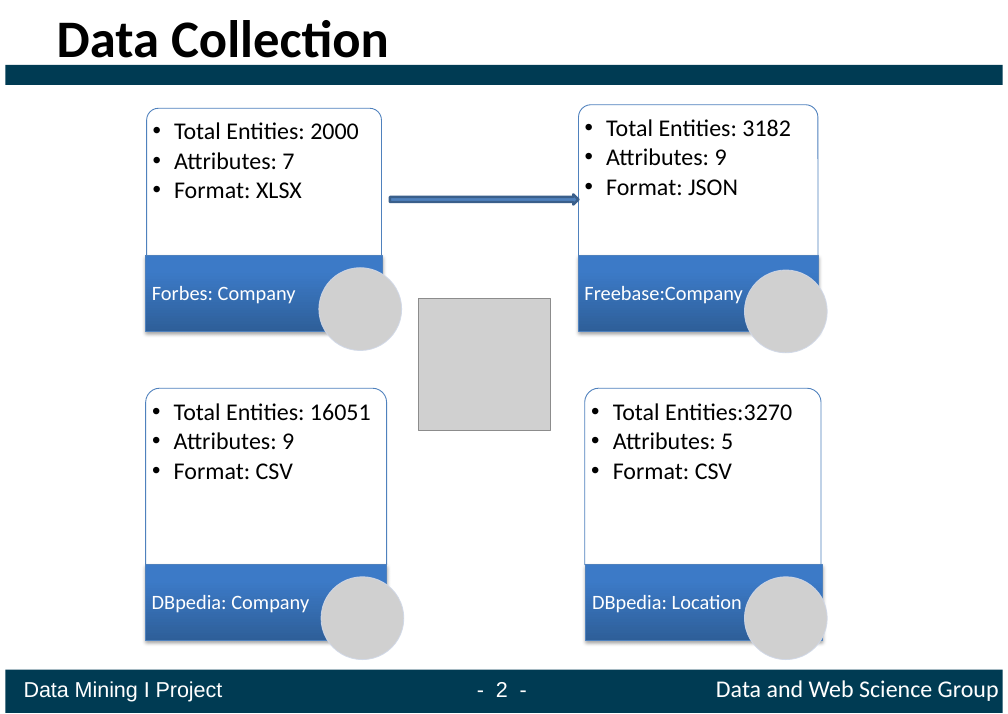
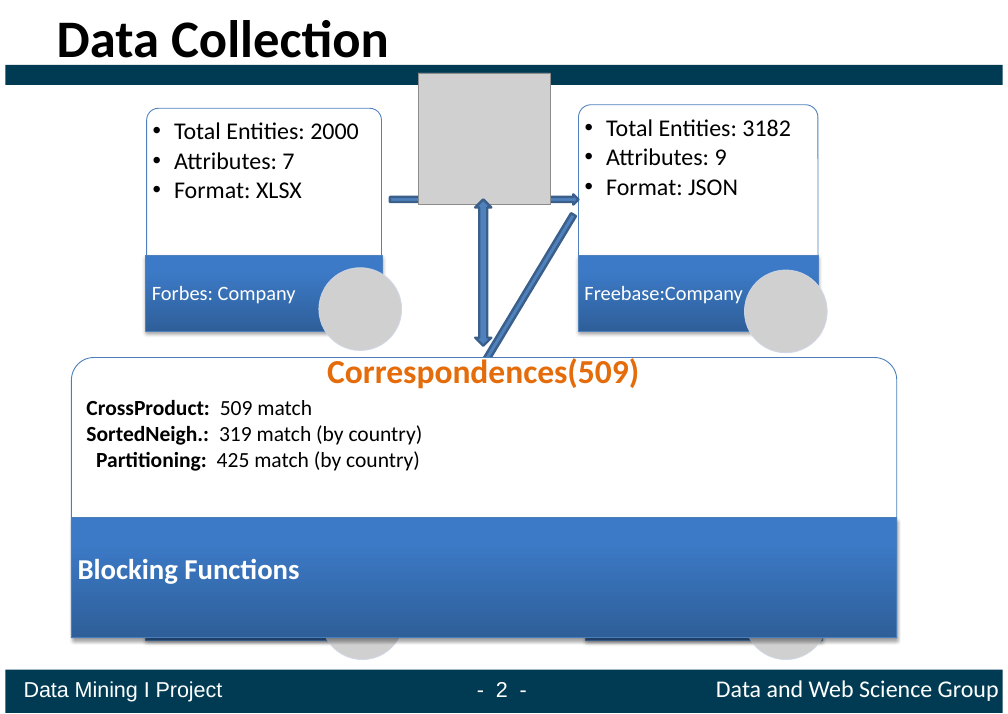
Before and after one commit to ofrendo/WebDataIntegration, a slide deck: slide 8 of presentation/Presentation_template.pptx (slide 6 before the commit). Drawn at 1008x714 pixels with LibreOffice and Linux fonts; fonts in the diff are those of the drawing; grey boxes stand for pictures. Boxes give left, top, right and bottom in pixels: in the first picture for what was removed or moved away, otherwise in the second. Text is boxed around its words. In the diff, an @@ line names an element or a change of style, - is before the commit and + after.

```diff
--- a/presentation/Presentation_template.pptx
+++ b/presentation/Presentation_template.pptx
@@ picture: place and size @@
-picture at (418, 298, 550, 430)
+picture at (418, 73, 550, 205)
@@ up down arrow added at (475, 199, 491, 346), fill #4F81BD, outline #3A5F8C 2 pt @@
@@ right arrow added at (389, 212, 579, 517), fill #4F81BD, outline #3A5F8C 2 pt @@
@@ round same rect added at (72, 357, 898, 637), fill #FFFFFF at 90% opacity, outline #4B7EBC 0.75 pt, 18 pt, text #000000 @@
+CrossProduct: 509 match
+SortedNeigh.: 319 match (by country)
+Partitioning: 425 match (by country)
@@ text added at (327, 356, 639, 389), 28 pt, text #E46C0A, bold @@
+Correspondences(509)
@@ text removed at (613, 403, 792, 479) @@
-  •• Total Entities:3270
-  •• Attributes: 5
-  •• Format: CSV
@@ rectangle added at (72, 517, 898, 638), fill gradient #2F5F99 to #3D7CC7 to #3A7CCB, outline #4B7EBC 0.75 pt @@
@@ right arrow added at (390, 524, 579, 535), fill #4F81BD, outline #3A5F8C 2 pt @@
@@ text added at (78, 559, 299, 584), 24 pt, text #FFFFFF, bold @@
+Blocking Functions
@@ text removed at (152, 595, 309, 613) @@
-DBpedia: Company
@@ text removed at (592, 595, 742, 613) @@
-DBpedia: Location
```
Also in this commit, not shown: 5 other slides changed.
